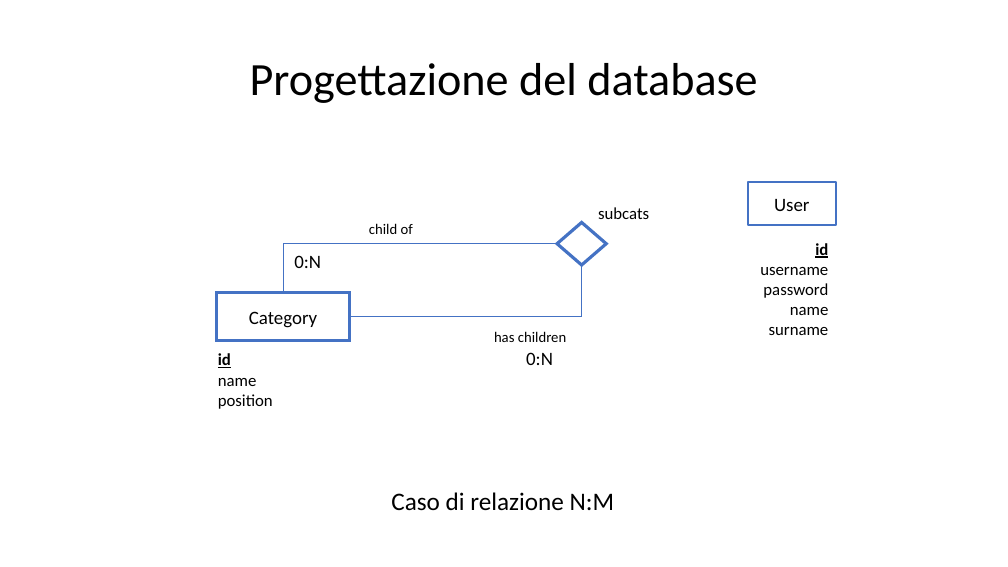
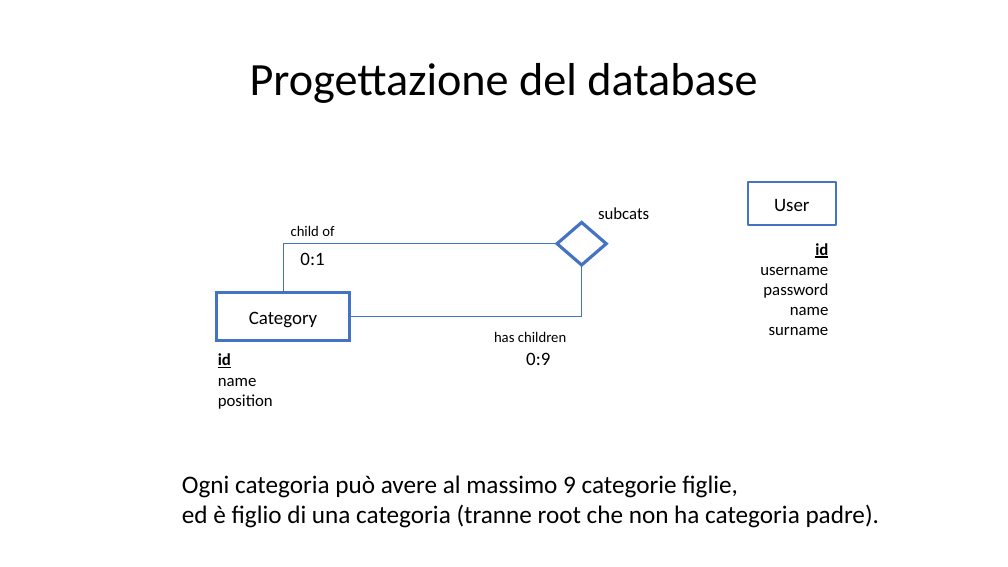
Before and after one commit to Trixyz28/TIW-ImgCatalog-RIA, a slide deck: slide 4 of Documents/ImgCatalogRIA.pptx. Drawn at 1008x567 pixels with LibreOffice and Linux fonts; fonts in the diff are those of the drawing. Boxes give left, top, right and bottom in pixels: in the first picture for what was removed or moved away, otherwise in the second. Text is boxed around its words. In the diff, an @@ line names an element or a change of style, - is before the commit and + after.

Commit message:
db slide fix

```diff
--- a/Documents/ImgCatalogRIA.pptx
+++ b/Documents/ImgCatalogRIA.pptx
@@ text "child of": place and size @@
-text "child of" at [369,223,413,234]
+text "child of" at [291,225,334,236]
@@ text at [300,252,324,265]: text changed @@
-0:N
+0:1
@@ text at [526,352,550,365]: text changed @@
-0:N
+0:9
@@ text at [182,475,879,528]: text changed @@
-Caso di relazione N:M
+Ogni categoria può avere al massimo 9 categorie figlie,
+ed è figlio di una categoria (tranne root che non ha categoria padre).
```
Also in this commit, not shown: 2 other files.
